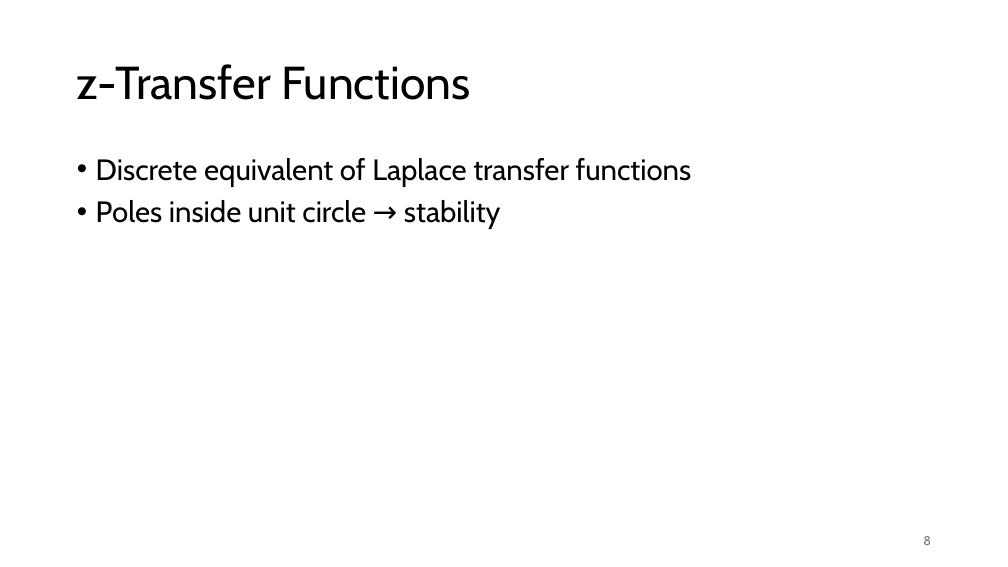
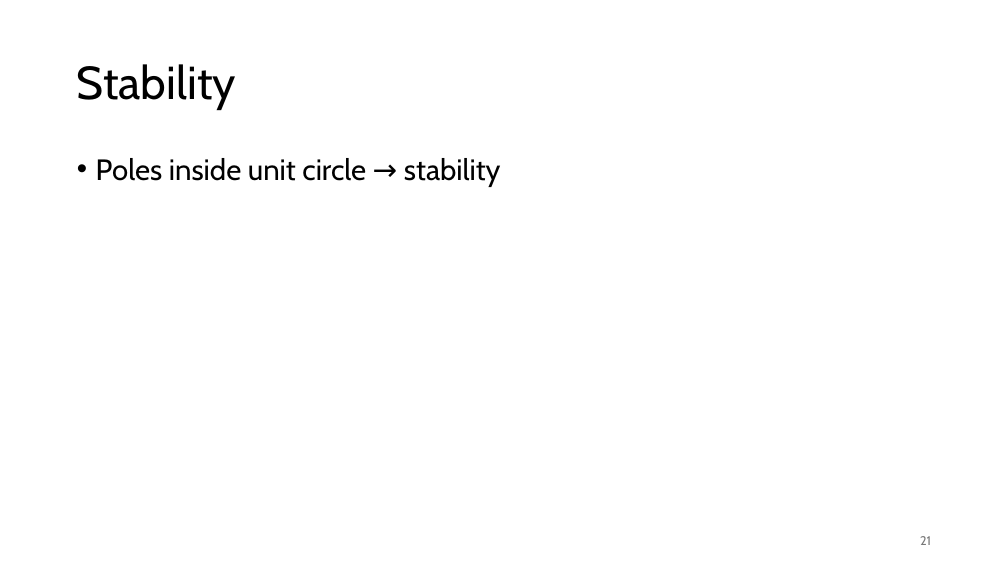
Before and after one commit to FelixWick/control_engineering, a slide deck: slide 21 of slides/6_discrete_controllers.pptx (slide 8 before the commit). Drawn at 1008x567 pixels with LibreOffice and Linux fonts; fonts in the diff are those of the drawing. Boxes give left, top, right and bottom in pixels: in the first picture for what was removed or moved away, otherwise in the second. Text is boxed around its words. In the diff, an @@ line names an element or a change of style, - is before the commit and + after.

Commit message:
started with discrete-time systems

```diff
--- a/slides/6_discrete_controllers.pptx
+++ b/slides/6_discrete_controllers.pptx
@@ title at <box>77,64,236,110</box>: text changed @@
-z-Transfer Functions
+Stability
@@ text at <box>96,158,692,187</box>: paragraph removed @@
-• Discrete equivalent of Laplace transfer functions
@@ page number at <box>920,536,931,545</box>: text changed @@
-8
+21
```
Also in this commit, not shown: 4 other slides changed, 16 slides added, 1 slide removed.
